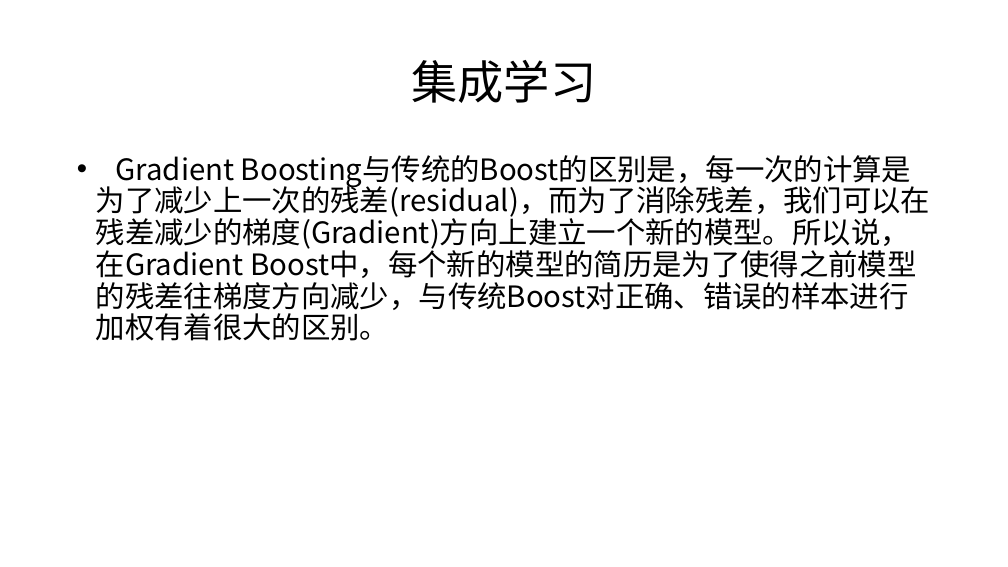
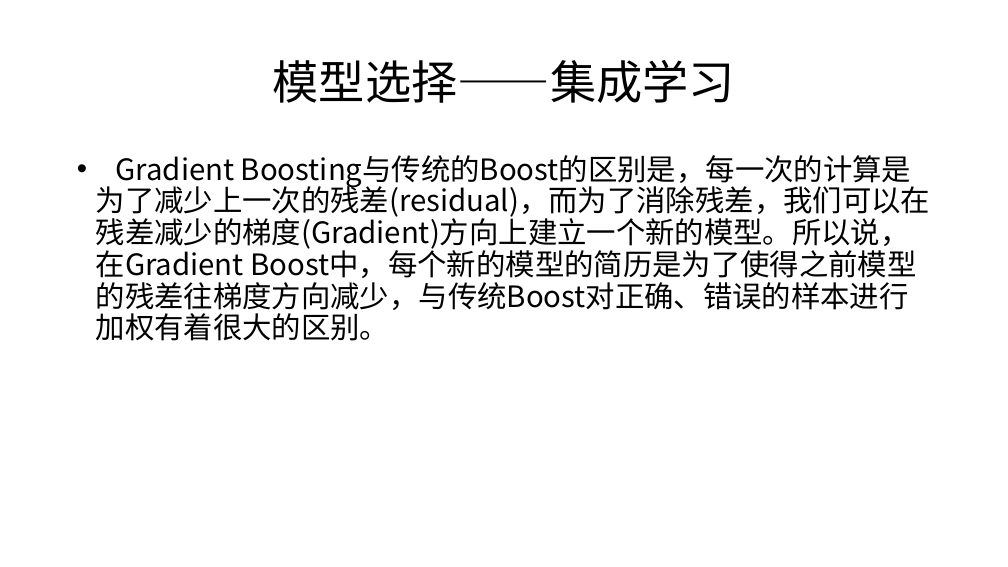
Before and after one commit to LZKPKU/-, a slide deck: slide 20 of 期末报告.pptx (slide 15 before the commit). Drawn at 1008x567 pixels with LibreOffice and Linux fonts; fonts in the diff are those of the drawing. Boxes give left, top, right and bottom in pixels: in the first picture for what was removed or moved away, otherwise in the second. Text is boxed around its words. In the diff, an @@ line names an element or a change of style, - is before the commit and + after.

```diff
--- a/期末报告.pptx
+++ b/期末报告.pptx
@@ title at (273, 60, 735, 103): text changed @@
-集成学习
+模型选择——集成学习
```
Also in this commit, not shown: 20 other slides changed, 6 slides added.
